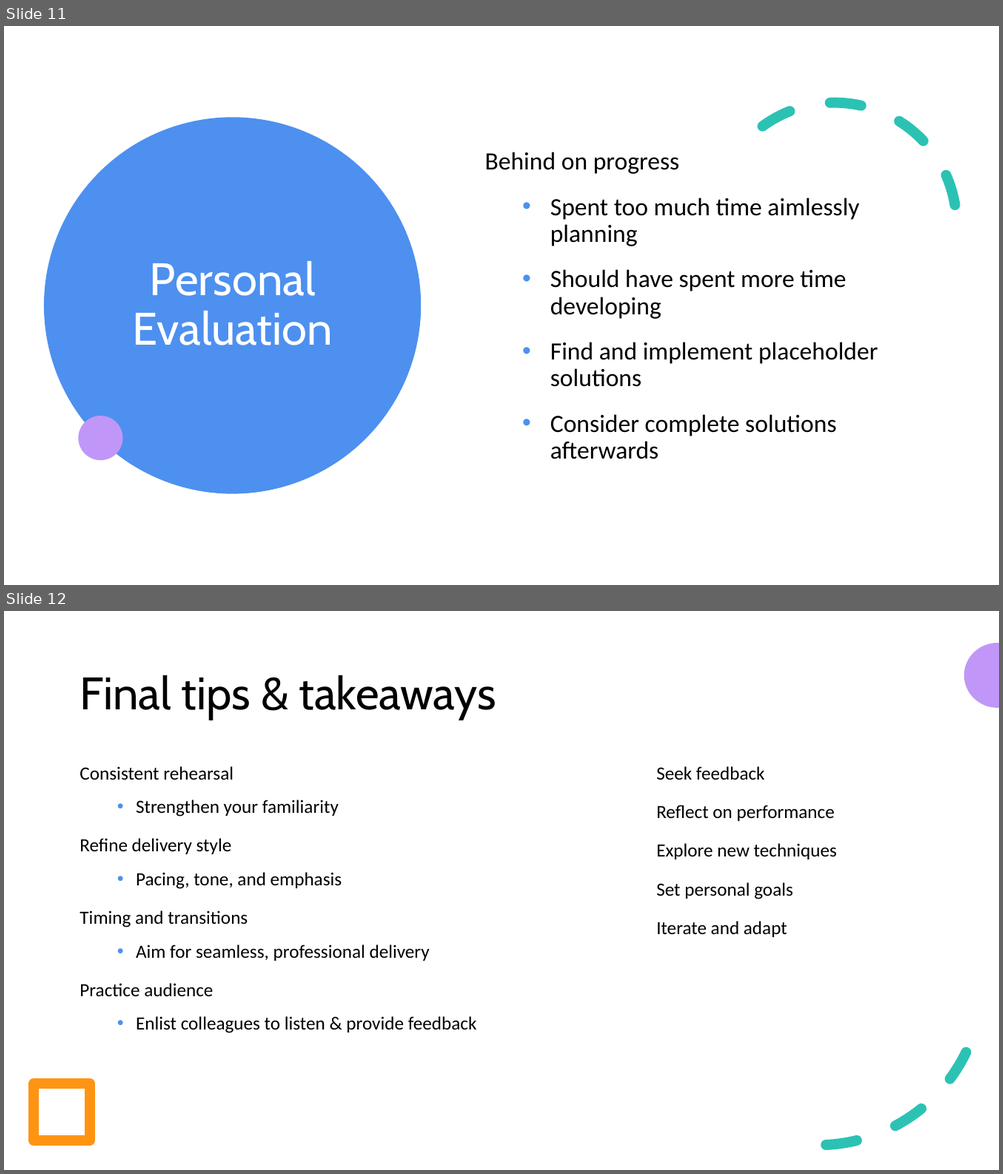
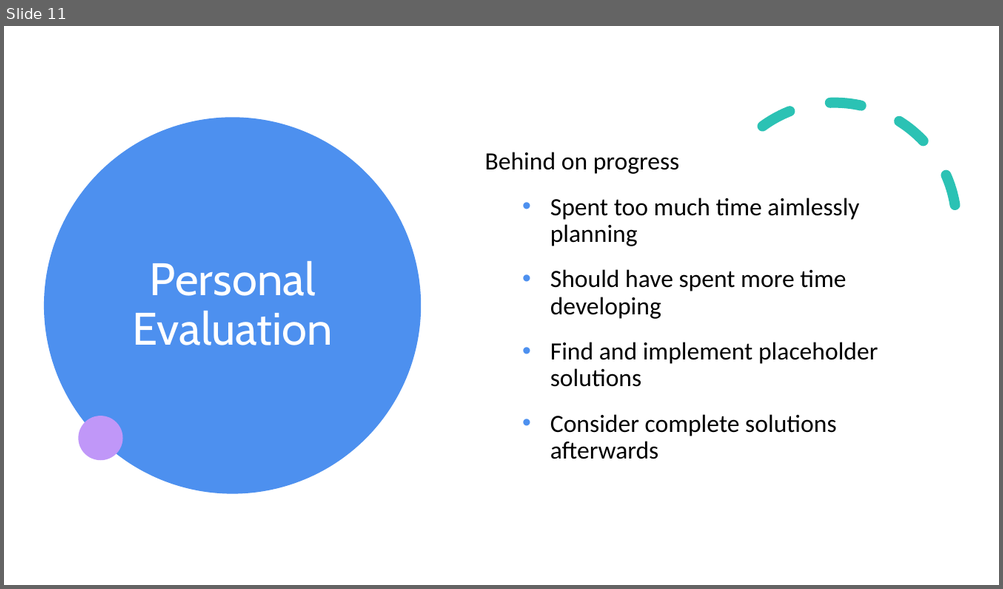
Before and after one commit to Jayletato/CISC_498_Project_II, a slide deck: Midterm Progress Report.pptx. Shown one above the other, each under a label of ours: slides 11 and 12 before the commit, slide 11 after it. The pictures are 1003x1174 and 1003x589 pixels, drawn with LibreOffice and Linux fonts; fonts in the diff are those of the drawing. Boxes give left, top, right and bottom in pixels: in the first picture for what was removed or moved away, otherwise in the second. Text is boxed around its words. In the diff, an @@ line names an element or a change of style, - is before the commit and + after.

```diff
--- a/Midterm Progress Report.pptx
+++ b/Midterm Progress Report.pptx
@@ slide 12 removed at <box>4,611,999,1170</box>, background #FFFFFF @@
@@ freeform shape removed at <box>965,643,999,708</box> @@
@@ title removed at <box>79,675,496,720</box> @@
-Final tips & takeaways
@@ text removed at <box>79,766,477,1034</box> @@
-Consistent rehearsal
-  • Strengthen your familiarity
-Refine delivery style
-  • Pacing, tone, and emphasis
-Timing and transitions
-  • Aim for seamless, professional delivery
-Practice audience
-  • Enlist colleagues to listen & provide feedback
@@ text removed at <box>656,766,836,937</box> @@
-Seek feedback
-Reflect on performance
-Explore new techniques
-Set personal goals
-Iterate and adapt
@@ arc (boxed as its full ellipse) removed at <box>646,810,990,1153</box> @@
@@ rectangle removed at <box>34,1084,91,1141</box> @@
```
Also in this commit, not shown: 1 slide changed, 7 other files.
